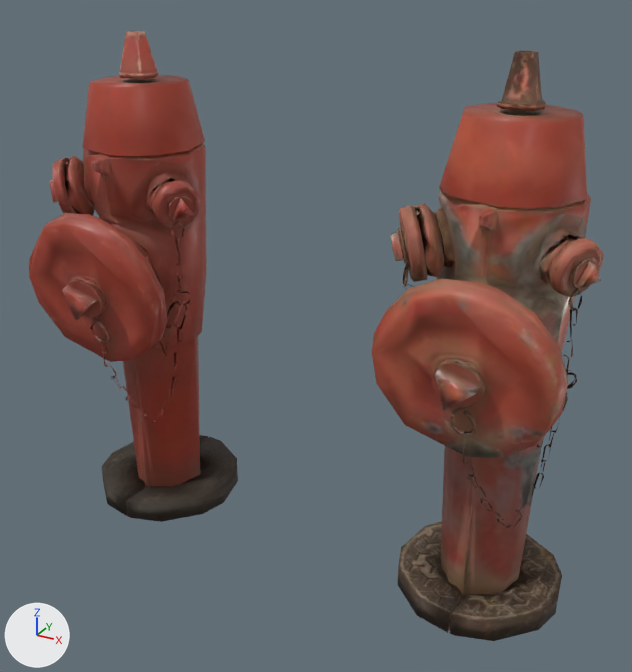
The glTF model game/assets/models/hydrant.glb: old version first, new version second.
The view is the same before and after, from a 50 mm lens placed at (0.612, -1.093, 0.91), pointed at (0.026, -0.027, 0.377). Every picture has the same lights, and +X, +Y and +Z are marked at lower left. The older version comes first. Vertices at exactly the same position are counted once.

Names of what the first picture shows: 'fire_hydrant', 'fire_hydrant_aged', 'fire_hydrant_cap_01', 'fire_hydrant_cap_01_aged', 'fire_hydrant_cap_02', 'fire_hydrant_cap_02_aged', 'fire_hydrant_cap_03_aged', 'fire_hydrant_chain', 'fire_hydrant_chain_aged' and 1 more.
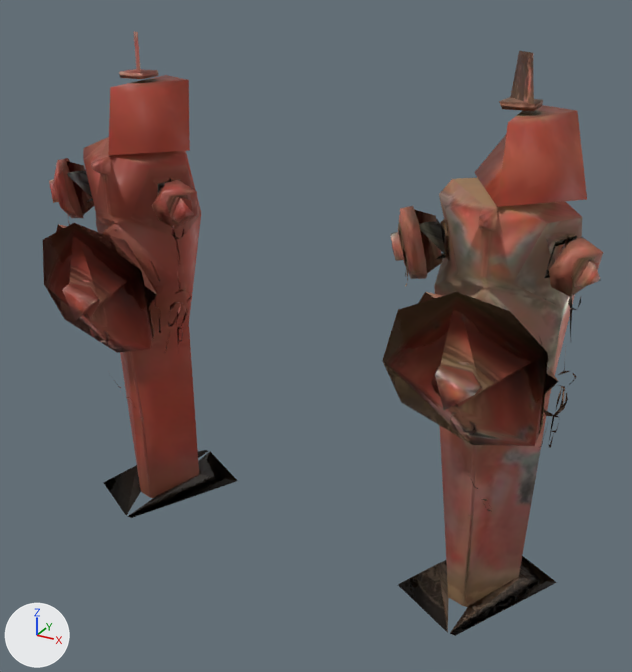
What differs and where, as boxes (x1, y1, x2, y2) in the pictures (632 x 672 px):
'fire_hydrant_aged', reshaped
    before: (397, 51, 591, 641)
    after: (398, 51, 587, 636)
'fire_hydrant', reshaped
    before: (64, 31, 238, 522)
    after: (56, 31, 237, 518)
'fire_hydrant_cap_01_aged', reshaped (16% narrower, 14% shorter)
    before: (372, 279, 569, 458)
    after: (382, 292, 548, 446)
'fire_hydrant_cap_01', reshaped (19% narrower, 13% shorter)
    before: (29, 213, 168, 362)
    after: (43, 223, 155, 353)
part 1 of me_cylinder_001, deleted (red)
    before: (64, 31, 238, 522)
part 2 of me_cylinder_024, cut back
    before: (29, 213, 168, 362)
    after: (44, 223, 155, 353)
part 3 of me_cylinder_024, surface changed
    after: (43, 223, 74, 283)
part 4 of me_cylinder_006, deleted (brown)
    before: (397, 51, 591, 641)
part 5 of me_cylinder_007, cut back
    before: (372, 279, 569, 458)
    after: (382, 292, 548, 446)
part 6 of me_cylinder_007, surface changed
    after: (383, 292, 456, 360)

Edits to the bpy script that builds the scene:
```text
Change me_cylinder_001:
    used by ob_fire_hydrant; location = (-0.3, 0.0, 0.0)
    remove me_cylinder_001.from_pydata(...)  # 694 vertices, 1369 faces; spans x -0.128..0.125, y -0.156..0.126, z 0.0..0.799
    add me_cylinder_001.from_pydata(...)  # 200 vertices, 337 faces; spans x -0.125..0.114, y -0.151..0.125, z 0.0..0.799
    me_cylinder_001 part 1: 457 vertices removed from x -0.128..0.125, y -0.156..0.126, z 0.0..0.799
    other edits to the shape of me_cylinder_001 do not show in these pictures
Change me_cylinder_024:
    used by ob_fire_hydrant_cap_01; location = (-0.3, 0.0, 0.0)
    remove me_cylinder_024.from_pydata(...)  # 112 vertices, 220 faces; spans x -0.126..0.126, y -0.191..-0.106, z 0.308..0.555
    add me_cylinder_024.from_pydata(...)  # 31 vertices, 57 faces; spans x -0.114..0.101, y -0.191..-0.12, z 0.317..0.541
    me_cylinder_024 part 2
    81 vertices are removed from x -0.126..0.126, y -0.181..-0.106, z 0.308..0.555
    189 faces are deleted
    26 new faces join them
    me_cylinder_024 part 3: 1 kept faces spanning x -0.114..-0.011, y -0.161..-0.139, z 0.419..0.541 get new texture (UV) coordinates
Change me_cylinder_006:
    used by ob_fire_hydrant_aged; location = (0.3, 0.0, 0.0)
    remove me_cylinder_006.from_pydata(...)  # 694 vertices, 1369 faces; spans x -0.128..0.125, y -0.156..0.126, z 0.0..0.799
    add me_cylinder_006.from_pydata(...)  # 200 vertices, 337 faces; spans x -0.125..0.114, y -0.151..0.125, z 0.0..0.799
    me_cylinder_006 part 4: 457 vertices removed from x -0.128..0.125, y -0.156..0.126, z 0.0..0.799
    other edits to the shape of me_cylinder_006 do not show in these pictures
Change me_cylinder_007:
    used by ob_fire_hydrant_cap_01_aged; location = (0.3, 0.0, 0.0)
    remove me_cylinder_007.from_pydata(...)  # 112 vertices, 220 faces; spans x -0.126..0.126, y -0.191..-0.106, z 0.308..0.555
    add me_cylinder_007.from_pydata(...)  # 31 vertices, 57 faces; spans x -0.114..0.101, y -0.191..-0.12, z 0.317..0.541
    me_cylinder_007 part 5
    81 vertices are removed from x -0.126..0.126, y -0.181..-0.106, z 0.308..0.555
    189 faces are deleted
    26 new faces join them
    me_cylinder_007 part 6: 1 kept faces spanning x -0.114..-0.011, y -0.161..-0.139, z 0.419..0.541 get new texture (UV) coordinates
```
